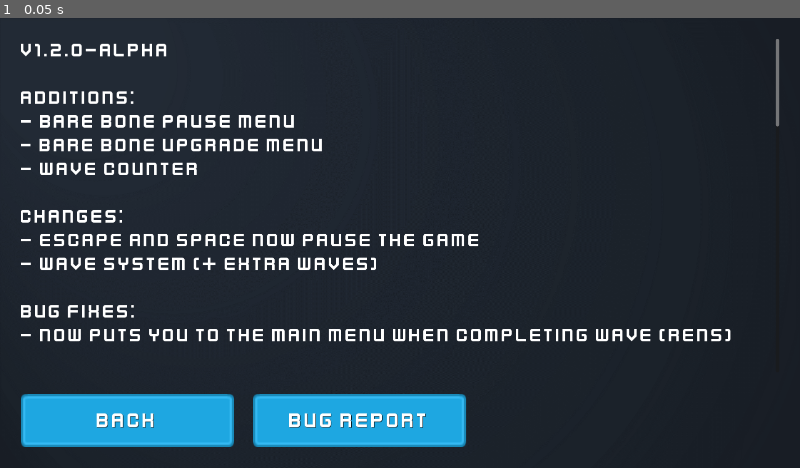
Above: before the commit, frame 1.
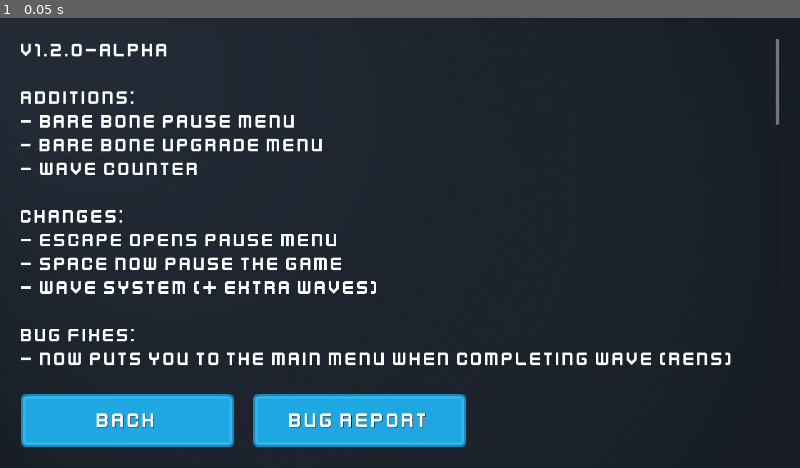
Above: after the commit, the same moment.

Repository: Sondervick/PWS-TowerDefense-Game
Game: Godot game, scene res://Scenes/UIScenes/Changelog.tscn
Two runs of this game, one before a commit and one after it. Both use one fixed random seed, a clock stepped at 60 frames per second and the inputs below. This scene is started directly instead of the project's main scene.
Inputs:
- Up to frame 1 (0.05 s): no input

The runs differ from the first frame. In frame 1, 4.5% of the frame differs, in the area x 2-98%, y 23-78%.

Commit message:
:sparkles: pause menu & pause
:sparkles: pause menu --> escape
:sparkles: pause --> space

Diff:
--- a/Scenes/GameScene.gd
+++ b/Scenes/GameScene.gd
@@ -44,22 +44,6 @@
 	if build_mode:
 		#Run updateTowerPreview func
 		updateTowerPreview()
-
-#Only runs when any input given is not already being consumed by the UI
-func _unhandled_input(event):
-	#If the event is the ui_canceled and we're in build_mode
-	if event.is_action_released("ui_cancel") and build_mode == true:
-		#cancel the build mode
-		cancelBuildMode()
-	elif event.is_action_released("ui_cancel") and build_mode == false:
-		get_node("UI")._on_pause_play_pressed()
-
-	#If the event is the ui_accept and we're in build_mode
-	if event.is_action_released("ui_accept") and build_mode == true:
-		#We verify and build the tower
-		verifyAndBuild()
-		#Then cancel the build mode after we're done
-		cancelBuildMode()
 
 #
 # Tower Building Scripts
--- a/Scenes/GameScene.tscn
+++ b/Scenes/GameScene.tscn
@@ -17,6 +17,7 @@
 script = ExtResource("1_evaqv")
 
 [node name="UI" type="CanvasLayer" parent="."]
+process_mode = 3
 script = ExtResource("3_7xx70")
 
 [node name="LevelSelect" parent="UI" instance=ExtResource("2_vwkla")]
@@ -32,6 +33,7 @@
 mouse_filter = 2
 
 [node name="BuildMenu" type="VBoxContainer" parent="UI/HUD"]
+process_mode = 1
 layout_mode = 1
 anchors_preset = 1
 anchor_left = 1.0
--- a/Scenes/UI.gd
+++ b/Scenes/UI.gd
@@ -66,6 +66,35 @@
 # Game Control function
 #
 
+func on_pause_ui():
+	#If build mode is enabled
+	if get_parent().build_mode:
+		#cancel build mode.
+		get_parent().cancelBuildMode()
+		return
+
+	#Getting wether the game is paused
+	if get_tree().is_paused():
+		print("called paused")
+		#If it is, unpause
+		get_tree().paused = false
+		get_node("HUD/GameControls/PausePlay").button_pressed = true
+		get_node("PauseMenu").queue_free()
+	#If the current wave is 0, aka no waves have started yet
+	elif get_parent().current_wave == 0:
+		#Add 1 to the wave counter
+		get_parent().current_wave =+ 1
+		#Start new wave
+		get_parent().start_next_wave()
+		get_node("HUD/GameControls/PausePlay").button_pressed = true
+	else:
+		#If it isn't, pause
+		#load pause menu
+		var pause_menu = load("res://Scenes/UIScenes/PauseMenu.tscn").instantiate()
+		add_child(pause_menu, true)
+		get_tree().paused = true
+		get_node("HUD/GameControls/PausePlay").button_pressed = false
+
 func _on_pause_play_pressed():
 	#If build mode is enabled
 	if get_parent().build_mode:
@@ -86,9 +115,6 @@
 		get_node("HUD/GameControls/PausePlay").button_pressed = true
 	else:
 		#If it isn't, pause
-		#load pause menu
-		var pause_menu = load("res://Scenes/UIScenes/PauseMenu.tscn").instantiate()
-		add_child(pause_menu, true)
 		get_tree().paused = true
 		get_node("HUD/GameControls/PausePlay").button_pressed = false
 
@@ -107,6 +133,23 @@
 		#Speed up the game to 200%
 		Engine.set_time_scale(2.0)
 
+#Only runs when any input given is not already being consumed by the UI
+func _unhandled_input(event):
+	#If the event is the ui_canceled and we're in build_mode
+	if event.is_action_released("ui_cancel") and get_parent().build_mode == true:
+		#cancel the build mode
+		get_parent().cancelBuildMode()
+	elif event.is_action_released("ui_pause") and get_parent().build_mode == false:
+		on_pause_ui()
+	elif event.is_action_released("pause"):
+		_on_pause_play_pressed()
+	#If the event is the ui_accept and we're in build_mode
+	elif event.is_action_released("ui_accept") and get_parent().build_mode == true:
+		#We verify and build the tower
+		get_parent().verifyAndBuild()
+		#Then cancel the build mode after we're done
+		get_parent().cancelBuildMode()
+
 #
 # UI ELEMENTS
 #
--- a/Scenes/UIScenes/Changelog.tscn
+++ b/Scenes/UIScenes/Changelog.tscn
@@ -110,7 +110,8 @@
 - Wave counter
 
 Changes:
-- escape and space now pause the game
+- escape opens pause menu
+- space now pause the game
 - Wave System (+ extra waves)
 
 Bug Fixes:
--- a/Scenes/UIScenes/PauseMenu.gd
+++ b/Scenes/UIScenes/PauseMenu.gd
@@ -1,10 +1,4 @@
 extends Control
-
-func _unhandled_input(event):
-	#If the event is the ui_canceled (pressed escape)
-	if event.is_action_released("ui_cancel"):
-		#Then we want to continue the game
-		_on_continue_pressed()
 
 func _on_continue_pressed():
 	#Everything is currently paused so, unpause
--- a/project.godot
+++ b/project.godot
@@ -34,7 +34,6 @@
 "deadzone": 0.5,
 "events": [Object(InputEventKey,"resource_local_to_scene":false,"resource_name":"","device":0,"window_id":0,"alt_presse …(181 unchanged characters)…
 , Object(InputEventKey,"resource_local_to_scene":false,"resource_name":"","device":0,"window_id":0,"alt_pressed":false,"shift_pressed":false,"ctrl_pressed":false,"meta_pressed":false,"pressed":false,"keycode":4194310,"physical_keycode":0,"key_label":0,"unicode":0,"echo":false,"script":null)
-, Object(InputEventKey,"resource_local_to_scene":false,"resource_name":"","device":0,"window_id":0,"alt_pressed":false,"shift_pressed":false,"ctrl_pressed":false,"meta_pressed":false,"pressed":false,"keycode":32,"physical_keycode":0,"key_label":0,"unicode":32,"echo":false,"script":null)
 , Object(InputEventMouseButton,"resource_local_to_scene":false,"resource_name":"","device":-1,"window_id":0,"alt_presse …(244 unchanged characters)…
 ]
 }
@@ -47,7 +46,16 @@
 "deadzone": 0.5,
 "events": [Object(InputEventKey,"resource_local_to_scene":false,"resource_name":"","device":0,"window_id":0,"alt_presse …(181 unchanged characters)…
 , Object(InputEventMouseButton,"resource_local_to_scene":false,"resource_name":"","device":-1,"window_id":0,"alt_presse …(244 unchanged characters)…
-, Object(InputEventKey,"resource_local_to_scene":false,"resource_name":"","device":-1,"window_id":0,"alt_pressed":false,"shift_pressed":false,"ctrl_pressed":false,"meta_pressed":false,"pressed":false,"keycode":0,"physical_keycode":32,"key_label":0,"unicode":32,"echo":false,"script":null)
+]
+}
+ui_pause={
+"deadzone": 0.5,
+"events": [Object(InputEventKey,"resource_local_to_scene":false,"resource_name":"","device":0,"window_id":0,"alt_pressed":false,"shift_pressed":false,"ctrl_pressed":false,"meta_pressed":false,"pressed":false,"keycode":4194305,"physical_keycode":4194305,"key_label":4194305,"unicode":0,"echo":false,"script":null)
+]
+}
+pause={
+"deadzone": 0.5,
+"events": [Object(InputEventKey,"resource_local_to_scene":false,"resource_name":"","device":-1,"window_id":0,"alt_pressed":false,"shift_pressed":false,"ctrl_pressed":false,"meta_pressed":false,"pressed":false,"keycode":0,"physical_keycode":32,"key_label":0,"unicode":32,"echo":false,"script":null)
 ]
 }
 
